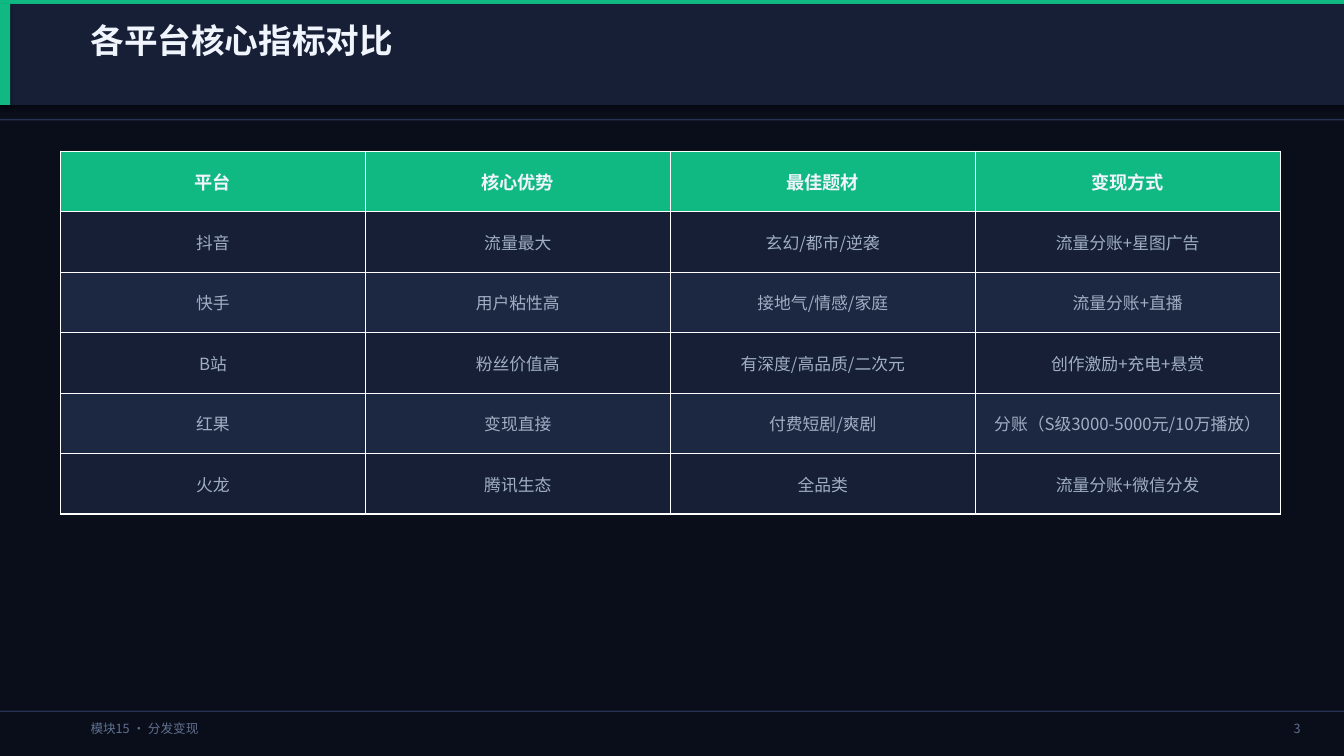
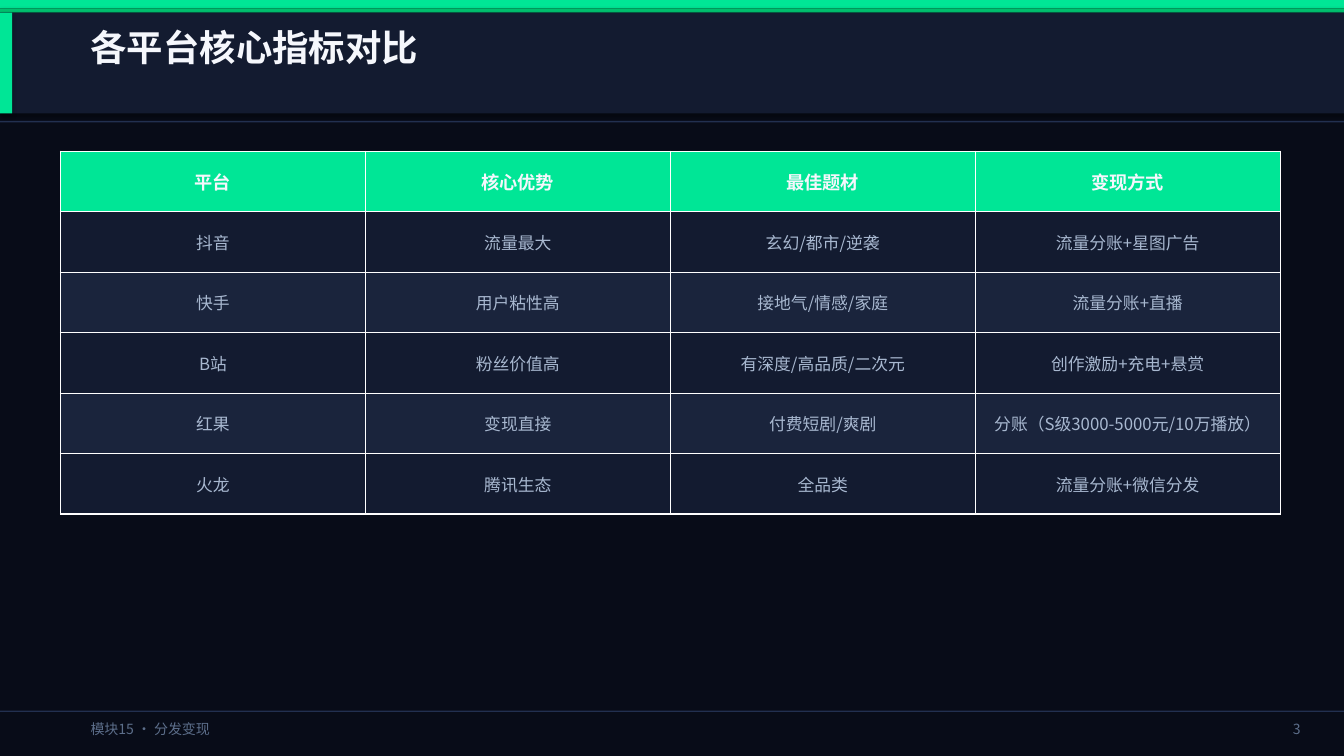
Before and after one commit to lichangjiang932-ship-it/ai-video-class, a slide deck: slide 4 of AI漫剧制作课程/PPT课件/模块15-分发变现.pptx. Drawn at 1344x756 pixels with LibreOffice and Linux fonts; fonts in the diff are those of the drawing. Boxes give left, top, right and bottom in pixels: in the first picture for what was removed or moved away, otherwise in the second. Text is boxed around its words. In the diff, an @@ line names an element or a change of style, - is before the commit and + after.

```diff
--- a/AI漫剧制作课程/PPT课件/模块15-分发变现.pptx
+++ b/AI漫剧制作课程/PPT课件/模块15-分发变现.pptx
@@ background #0A0E1A to #080C18 @@
@@ rectangle resized from (x1=0, y1=0, x2=1344, y2=4) to (x1=0, y1=0, x2=1344, y2=8) @@
@@ rectangle at (x1=0, y1=0, x2=1344, y2=8): fill #10B981 to #00E696 @@
@@ rectangle at (x1=0, y1=12, x2=12, y2=113): fill #10B981 to #00E696 @@
@@ rectangle resized from (x1=0, y1=4, x2=1344, y2=105) to (x1=0, y1=8, x2=1344, y2=12) @@
@@ rectangle at (x1=0, y1=8, x2=1344, y2=12): fill #161F35 to #00BE6E @@
@@ rectangle moved from (x1=0, y1=4, x2=10, y2=105) to (x1=0, y1=12, x2=12, y2=113) @@
@@ rectangle added at (x1=0, y1=12, x2=1344, y2=113), fill #131B30 @@
@@ text "各平台核心指标对比" at (x1=91, y1=29, x2=419, y2=65): size 24 to 26 pt, text colour #F0F4FC to #F5F7FC @@
@@ rectangle at (x1=0, y1=121, x2=1344, y2=122): fill #253350 to #223050 @@
@@ table at (x1=60, y1=151, x2=1278, y2=514) @@
@@ fill #10B981 to #00E696 in row 1 @@
@@ fill #161F35 to #131B30 in 12 cells @@
@@ fill #1C2842 to #1A243C in 8 cells @@
@@ text colour #F0F4FC to #F5F7FC in "平台", "核心优势", "最佳题材", "变现方式" @@
@@ text colour #A0AEC4 to #A8B8D0 @@
@@ text "模块15 · 分发变现" at (x1=91, y1=722, x2=210, y2=735): size 9 to 10 pt, text colour #607090 to #5C6E8A @@
```
Also in this commit, not shown: 12 other slides changed, 19 other files.
